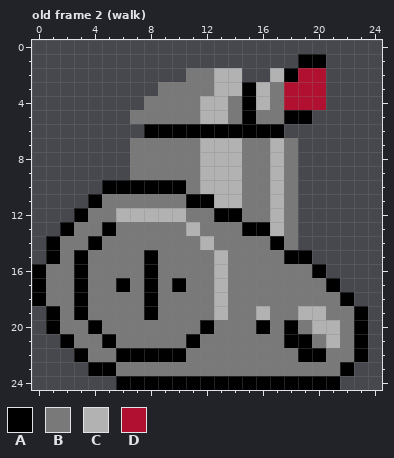
Edited in one commit: pixel-art file (Project/Content/Sprites/robot1.aseprite). The picture above is the old version.
25x25 pixels, 2 frames. Shown: old frame 2 (walk). The commit also changed other frames, which this record leaves out.
Visible layers, top first: "Layer 2", "Layer 1".
Palette (. is transparent): A #000000  B #797979  C #b2b2b2  D #b21030
Pixels before, old frame 2 (walk), first column x 0:
 1 ...................AA...
 2 ...........BBCC..CADD...
 3 .........BBBBCCACBDDD...
 4 ........BBBBCCBACBDDD...
 5 .......BBBBBCCBABBAA....
 6 ........AAAAAAAAAA......
 7 .......BBBBBCCCBBCB.....
 8 .......BBBBBCCCBBCB.....
 9 .......BBBBBCCCBBCB.....
10 .....AAAAAABCCCBBCB.....
11 ....ABBBBBBAACCBBCB.....
12 ...ABBCCCCCBBAABBCB.....
13 ..ABBABBBBBCBBBAACB.....
14 .ABBABBBBBBBCBBBBAB.....
15 .ABABBBBABBBBCBBBBAA....
16 ABBABBBBABBBBCBBBBBBA...
17 ABBABBABABABBCBBBBBBBA..
18 ABBABBBBABBBBCBBBBBBBBA.
19 .ABABBBBABBBBCBBCBBCCBBA
20 .ABBABBBBBBBABBBABABCCBA
21 ..ABBABBBBBABBBBBBAABCBA
22 ...ABBAAAAABBBBBBBBAABBA
23 ....AABBBBBBBBBBBBBBBBA.
24 ......AAAAAAAAAAAAAAAA..
Once edited:
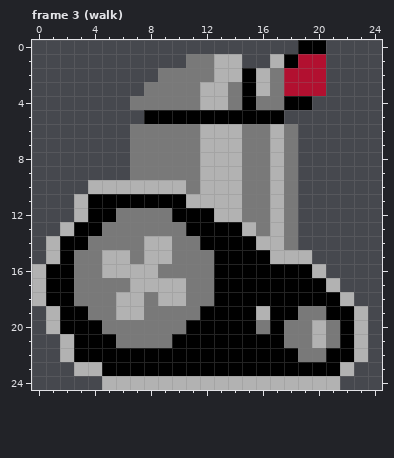
A new or re-ordered frame is compared with the old frame closest to it.
From old to new:
frames 2 -> 4
Changed rows in their new state; - is an unchanged pixel.
Frame 3 (walk) is new; against old frame 2 (walk), layers "Layer 2", "Layer 1":
first column x 7:
 0 ------------AA
 1 ----BBCC--CADD
 2 --BB----ACBD--
 3 -B---C-B------
 4 B--------B-AA.
 5 .AAAAAAA-AA..-
 6 BBBBBCCCBBCB--
first column x 0:
10 ----CCCCCCC-------------
11 ---C-AAAAAACC-----------
12 ---CAABBBBAAACC---------
13 --CAAB-----AAAACB-------
14 -CAAB---CC--AAAACC------
15 -CAB-CC-CC---AAAACCC----
16 CAAB-CCCC----AAAAAAAC---
17 CAAB--BCCCC--AAAAAAAAC--
18 CAAB--CCBCC--AAAAAAAAAC-
19 -CA---CCB---AAAA-AABBAAC
20 -CAA-------A-AAABAB--BAC
21 --CAA-----A-AAAAAABBCBAC
22 --C-AA-----AAAAAAAABBAAC
23 ---CC-AAAAAAAAAAAAAAAAC-
24 -----CCCCCCCCCCCCCCCCC--
Changed places in both pictures, as pixel boxes (x1, y1, x2, y2):
changed: (32, 40, 368, 390)
